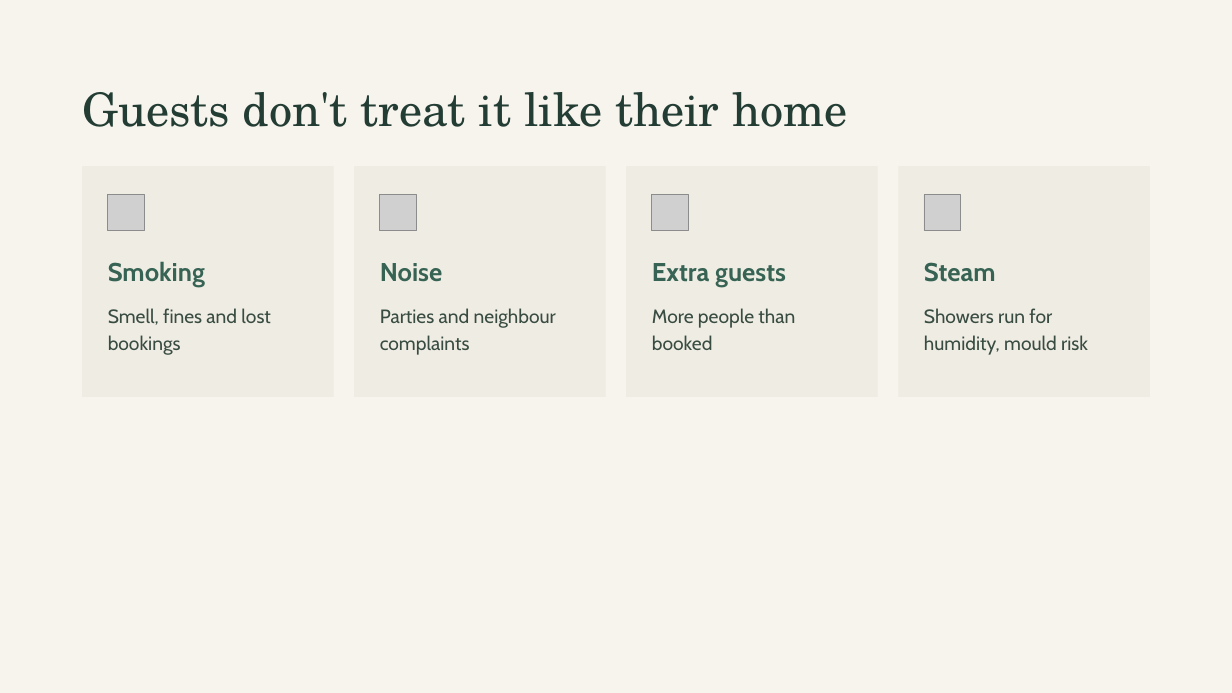
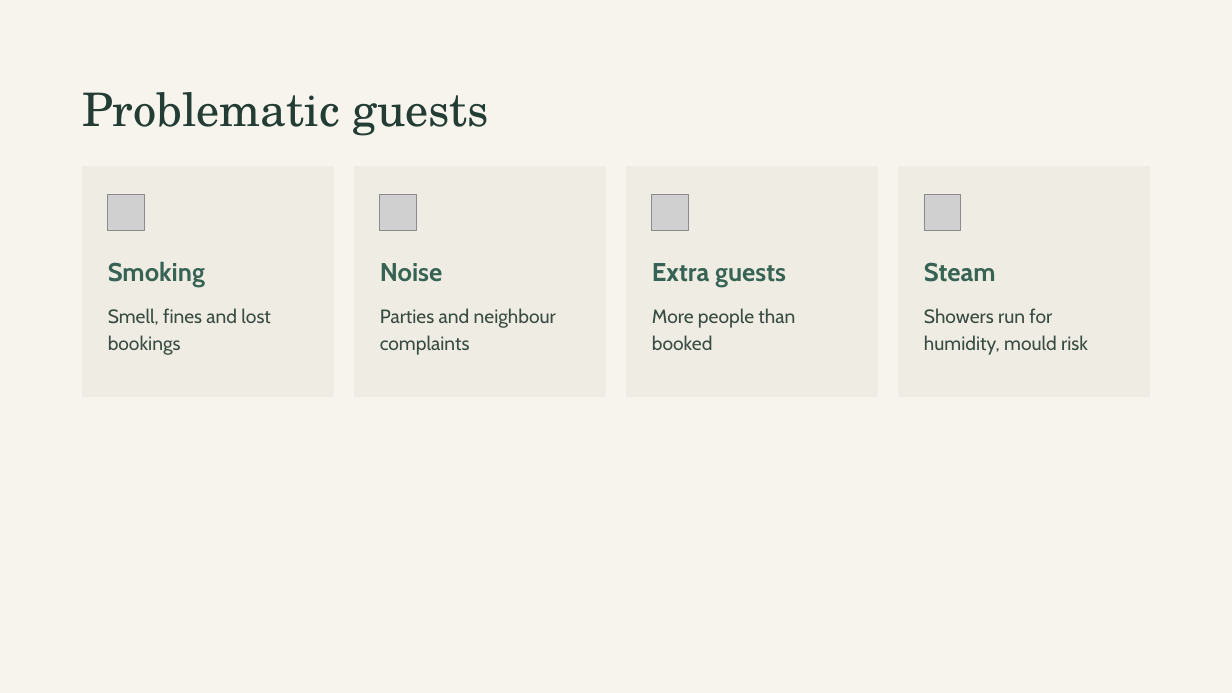
Before and after one commit to lidalbak/hackathon, a slide deck: slide 2 of docs/Presentation.pptx. Drawn at 1232x693 pixels with LibreOffice and Linux fonts; fonts in the diff are those of the drawing; grey boxes stand for pictures. Boxes give left, top, right and bottom in pixels: in the first picture for what was removed or moved away, otherwise in the second. Text is boxed around its words. In the diff, an @@ line names an element or a change of style, - is before the commit and + after.

```diff
--- a/docs/Presentation.pptx
+++ b/docs/Presentation.pptx
@@ title at box(82, 92, 488, 136): text changed @@
-Guests don't treat it like their home
+Problematic guests
```
Also in this commit, not shown: 2 other slides changed, 1 slide added.
